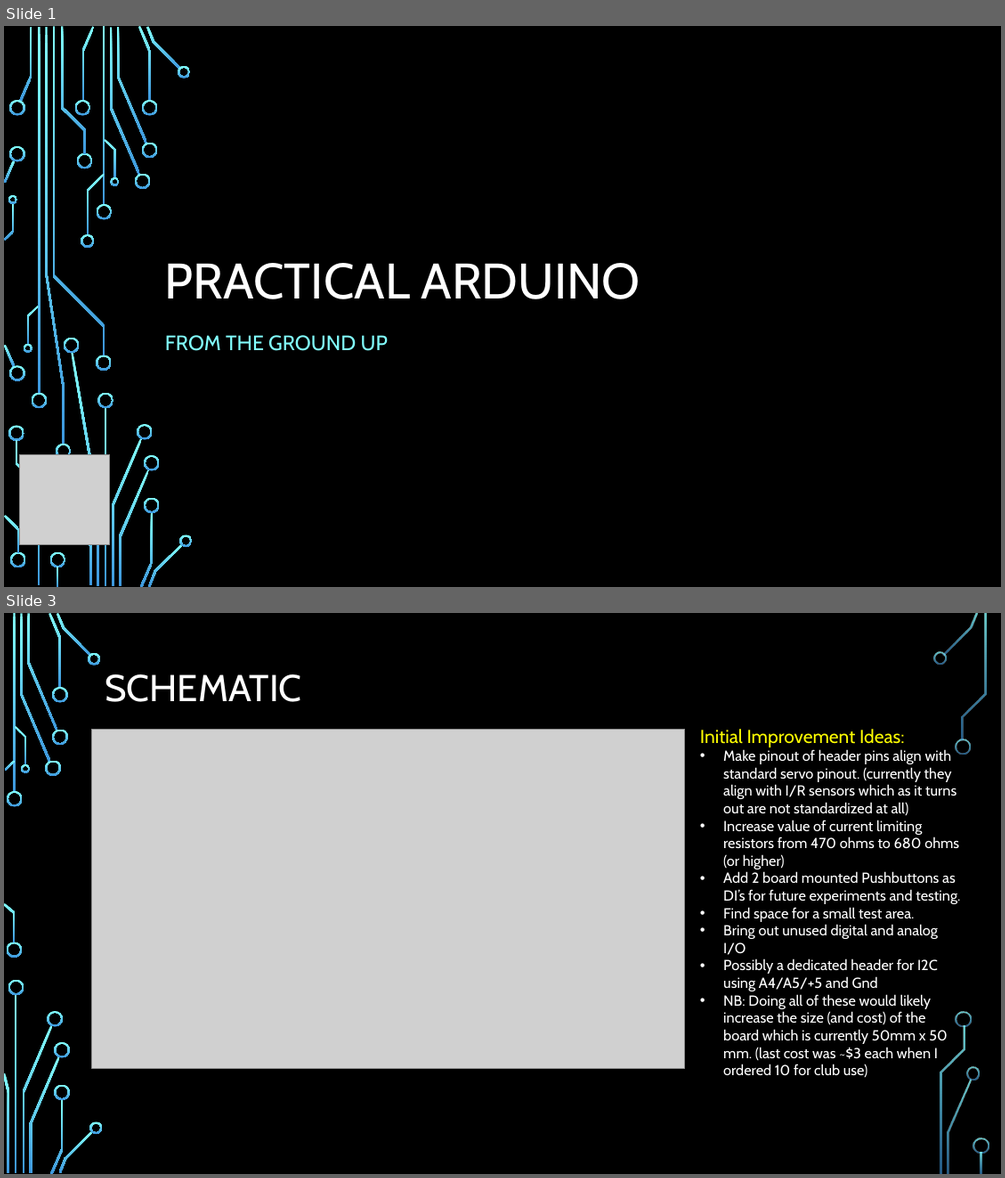
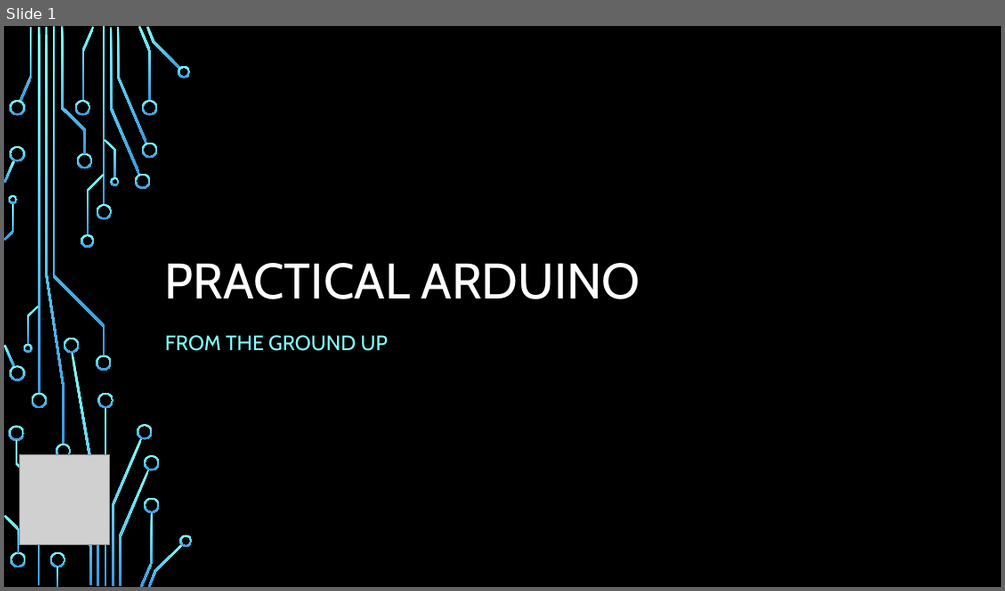
Before and after one commit to Alan-Lomax/MERG-SIG-Presentations, a slide deck: Practical Arduino - Ground Up.pptx. Shown one above the other, each under a label of ours: slides 1 and 3 before the commit, slide 1 after it; the slides between them are not shown. The pictures are 1005x1178 and 1005x591 pixels, drawn with LibreOffice and Linux fonts; fonts in the diff are those of the drawing; grey boxes stand for pictures; background and template pictures are left out. Boxes give left, top, right and bottom in pixels: in the first picture for what was removed or moved away, otherwise in the second. Text is boxed around its words. In the diff, an @@ line names an element or a change of style, - is before the commit and + after.

Commit message:
Update Practical Arduino - Ground Up.pptx
Spent some time firming up requirements and putting words around them prior to commencing schematic and board design.

```diff
--- a/Practical Arduino - Ground Up.pptx
+++ b/Practical Arduino - Ground Up.pptx
@@ slide 3 removed at (x1=4, y1=613, x2=1001, y2=1174), background picture (left out) @@
@@ title removed at (x1=105, y1=674, x2=302, y2=702) @@
-SCHEMATIC
@@ picture removed at (x1=91, y1=729, x2=685, y2=1068) @@
@@ text removed at (x1=700, y1=729, x2=960, y2=1060) @@
-Initial Improvement Ideas:
-• Make pinout of header pins align with standard servo pinout. (currently they align with I/R sensors which as it turns out are not standardized at all)
-• Increase value of current limiting resistors from 470 ohms to 680 ohms (or higher)
-• Add 2 board mounted Pushbuttons as DI’s for future experiments and testing.
-• Find space for a small test area.
-• Bring out unused digital and analog I/O
-• Possibly a dedicated header for I2C using A4/A5/+5 and Gnd
-• NB: Doing all of these would likely increase the size (and cost) of the board which is currently 50mm x 50 mm. (last cost was ~$3 each when I ordered 10 for club use)
@@ group removed at (x1=4, y1=613, x2=989, y2=1174): 33 freeform shapes, 3 rectangles @@
```
Also in this commit, not shown: 2 slides added, 2 other slides removed.
